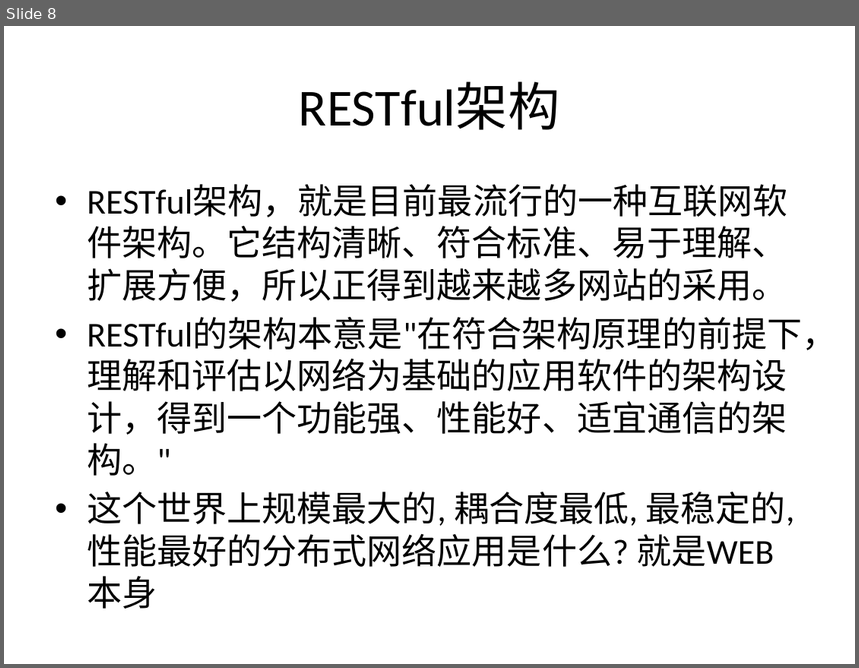
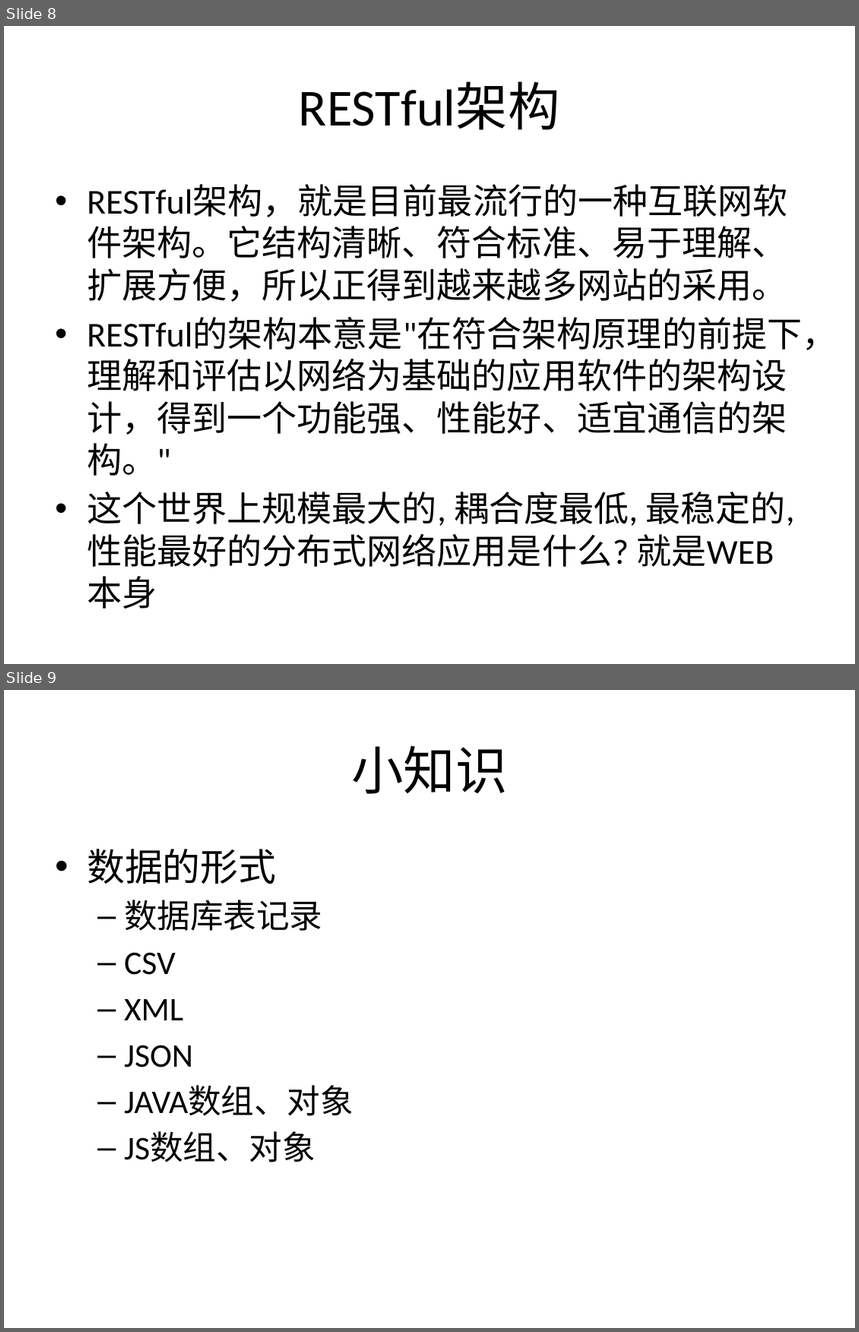
Before and after one commit to boubei-com/boubei-learn, a slide deck: doc/3.HTTP & Restful.pptx. Shown one above the other, each under a label of ours: slide 8 before the commit, slides 8 and 9 after it. The pictures are 859x668 and 859x1332 pixels, drawn with LibreOffice and Linux fonts; fonts in the diff are those of the drawing. Boxes give left, top, right and bottom in pixels: in the first picture for what was removed or moved away, otherwise in the second. Text is boxed around its words. In the diff, an @@ line names an element or a change of style, - is before the commit and + after.

```diff
--- a/doc/3.HTTP & Restful.pptx
+++ b/doc/3.HTTP & Restful.pptx
@@ slide 9 added at (4,690,855,1328), background #FFFFFF @@
@@ title added at (351,745,507,794), 44 pt, text #000000 @@
+小知识
@@ text added at (87,849,354,1163), 28 pt, text #000000 @@
+• 数据的形式
+  – 数据库表记录
+  – CSV
+  – XML
+  – JSON
+  – JAVA数组、对象
+  – JS数组、对象
```
Also in this commit, not shown: 6 other files.
